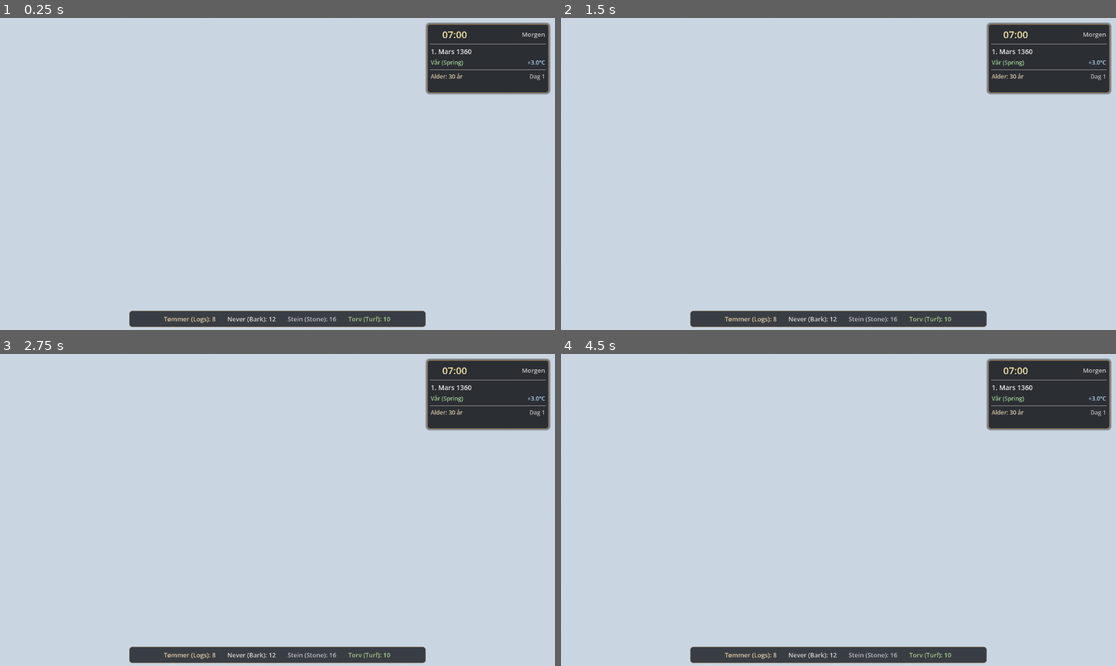
Above: before the commit, frames 1-4 (two rows, left to right).
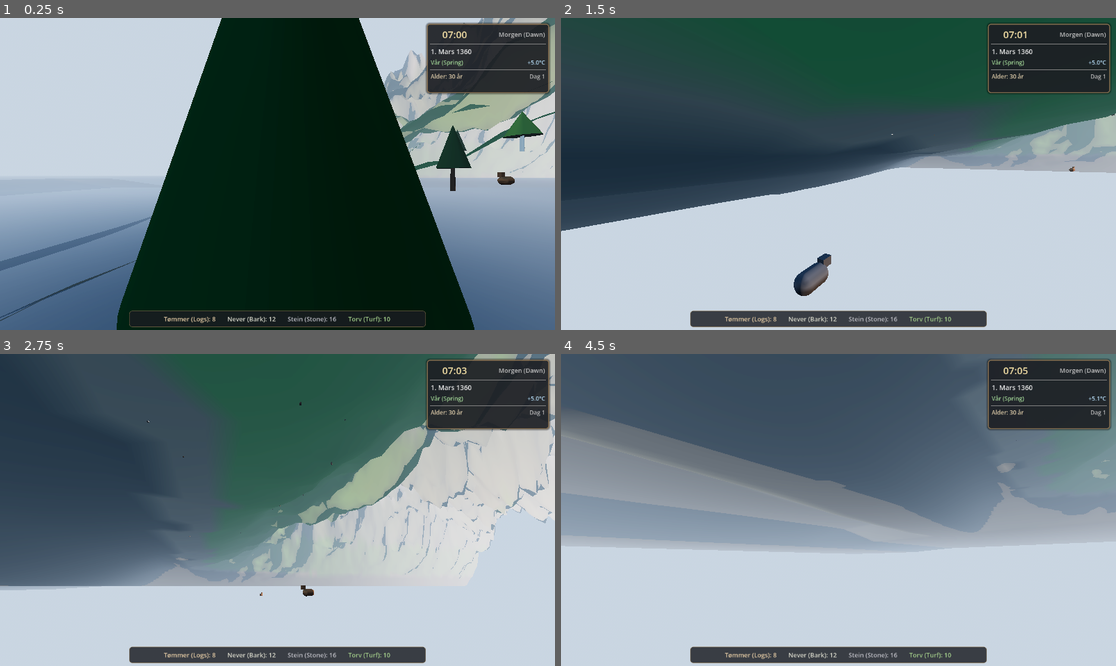
Above: after the commit, the same moments.

Repository: erlfas/medieval-bergen
Game: Godot game, scene res://scenes/main.tscn
Two runs of this game, one before a commit and one after it. Both use one fixed random seed, a clock stepped at 60 frames per second and the inputs below.
Inputs (mouse positions are in pixels of both pictures, inside the frame that each line leads up to):
- Up to frame 1 (0.25 s): no input
- Up to frame 2 (1.5 s): move the mouse to (960, 158) at 0.52 s; hold D (move_right) 0.53-1.28 s; hold Tab (cycle_piece_next) 0.53-1.28 s; tap Space (jump) at 0.77 s; move the mouse to (727, 189) at 1.27 s; hold S (move_backward) from 1.28 s (still down); tap Q (cycle_piece_prev) at 1.35 s
- Up to frame 3 (2.75 s): tap Space (jump) at 1.52 s; move the mouse to (333, 441) at 2.02 s; release S (move_backward) at 2.03 s; hold D (move_right) from 2.03 s (still down); hold H (eat_food) from 2.03 s (still down)
- Up to frame 4 (4.5 s): move the mouse to (810, 572) at 2.77 s; release D (move_right) at 2.78 s; release H (eat_food) at 2.78 s; hold W (move_forward) 2.78-3.53 s; tap E (interact) at 2.85 s; tap Space (jump) at 3.02, 3.77 s; move the mouse to (1005, 556) at 3.52 s; press the mouse at (1005, 556) at 3.53 s; hold A (move_left) from 3.53 s (still down); move the mouse to (672, 463) at 4.27 s; release the mouse at (672, 463) at 4.28 s; tap R (rotate_build_piece) at 4.35 s

The runs differ from the first frame. In frame 1, 72% of the frame differs, in the area x 0-100%, y 0-100%; in frame 2, 51%; in frame 3, 56%; in frame 4, 57%.
Error before the commit: Parse Error: Cannot infer the type of "max_days" variable because the value doesn't have a set type. (res://scripts/time/time_manager.gd:103)

Commit message:
Fix terrain script parse error, settler spawn position on solid land, daylight ambient lighting, and update web export

Diff:
--- a/scenes/main.tscn
+++ b/scenes/main.tscn
@@ -75,7 +75,7 @@
 world_seed = 1360
 
 [node name="Settler" type="CharacterBody3D" parent="."]
-transform = Transform3D(1, 0, 0, 0, 1, 0, 0, 0, 1, 60, 4, 150)
+transform = Transform3D(1, 0, 0, 0, 1, 0, 0, 0, 1, 150, 8, 150)
 script = ExtResource("5_settler")
 
 [node name="CollisionShape3D" type="CollisionShape3D" parent="Settler"]
--- a/scripts/construction/player_builder.gd
+++ b/scripts/construction/player_builder.gd
@@ -117,6 +117,7 @@
 
 func _create_ghost_instance() -> void:
 	ghost_mesh_instance = MeshInstance3D.new()
+	ghost_mesh_instance.mesh = BoxMesh.new()
 	ghost_mesh_instance.visible = false
 	add_child(ghost_mesh_instance)
 
--- a/scripts/terrain/bergen_terrain_generator.gd
+++ b/scripts/terrain/bergen_terrain_generator.gd
@@ -208,6 +208,7 @@
 		terrain_mesh_instance = get_node_or_null("TerrainMesh") as MeshInstance3D
 		if terrain_mesh_instance == null:
 			terrain_mesh_instance = MeshInstance3D.new()
+			terrain_mesh_instance.mesh = ArrayMesh.new()
 			terrain_mesh_instance.name = "TerrainMesh"
 			add_child(terrain_mesh_instance)
 			terrain_mesh_instance.owner = self
@@ -557,27 +558,3 @@
 
 			trees_container.add_child(tree_node)
 			tree_node.global_position = Vector3(tx, ty, tz)
-
-
-func _ensure_water_plane() -> void:
-	if water_plane_instance == null:
-		water_plane_instance = get_node_or_null("FjordWater") as MeshInstance3D
-		if water_plane_instance == null:
-			water_plane_instance = MeshInstance3D.new()
-			water_plane_instance.name = "FjordWater"
-			add_child(water_plane_instance)
-			water_plane_instance.owner = self
-
-	var plane_mesh := PlaneMesh.new()
-	plane_mesh.size = world_size * 1.1
-	plane_mesh.subdivide_width = 16
-	plane_mesh.subdivide_depth = 16
-	water_plane_instance.mesh = plane_mesh
-	water_plane_instance.position.y = sea_level
-
-	var water_mat := StandardMaterial3D.new()
-	water_mat.albedo_color = Color(0.10, 0.22, 0.28, 0.82)
-	water_mat.transparency = BaseMaterial3D.TRANSPARENCY_ALPHA
-	water_mat.roughness = 0.15
-	water_mat.metallic = 0.1
-	water_plane_instance.material_override = water_mat
--- a/scripts/time/day_night_cycle.gd
+++ b/scripts/time/day_night_cycle.gd
@@ -93,13 +93,13 @@
 
 	var env := world_environment.environment
 	if solar_altitude_deg > 0.0:
-		var day_factor := clampf(solar_altitude_deg / 30.0, 0.0, 1.0)
-		env.ambient_light_energy = lerpf(0.3, 1.0, day_factor)
-		env.ambient_light_color = Color(0.4, 0.45, 0.55).lerp(Color(0.85, 0.88, 0.92), day_factor)
+		var day_factor := clampf(solar_altitude_deg / 20.0, 0.0, 1.0)
+		env.ambient_light_energy = lerpf(0.6, 1.25, day_factor)
+		env.ambient_light_color = Color(0.55, 0.62, 0.72).lerp(Color(0.88, 0.90, 0.95), day_factor)
 	else:
 		var night_factor := clampf((-solar_altitude_deg) / 12.0, 0.0, 1.0)
-		env.ambient_light_energy = lerpf(0.3, 0.08, night_factor)
-		env.ambient_light_color = Color(0.12, 0.15, 0.22)
+		env.ambient_light_energy = lerpf(0.6, 0.25, night_factor)
+		env.ambient_light_color = Color(0.22, 0.28, 0.38)
 
 func _calculate_day_of_year(month: int, day: int) -> int:
 	var total := 0
--- a/scripts/time/time_manager.gd
+++ b/scripts/time/time_manager.gd
@@ -32,7 +32,7 @@
 @export var start_year: int = 1360
 @export var start_month: int = 3               ## 1-based (March = 3)
 @export var start_day: int = 1                 ## 1st of March
-@export var start_hour: int = 7                ## 07:00 morning
+@export var start_hour: int = 10               ## 10:00 bright daylight
 @export var start_minute: int = 0
 @export var settler_start_age: int = 30
 @export var settler_birth_month: int = 3
@@ -100,7 +100,7 @@
 	current_day += 1
 	total_days_survived += 1
 
-	var max_days := DAYS_IN_MONTH[current_month - 1]
+	var max_days: int = DAYS_IN_MONTH[current_month - 1]
 	if current_day > max_days:
 		current_day = 1
 		current_month += 1
@@ -153,11 +153,12 @@
 	return "%02d:%02d" % [current_hour, current_minute]
 
 func get_formatted_date() -> String:
-	var month_str := MONTH_NAMES_NORWEGIAN[current_month - 1]
+	var month_str: String = MONTH_NAMES_NORWEGIAN[current_month - 1]
 	return "%d. %s %d" % [current_day, month_str, current_year]
 
 func get_season_progress() -> float:
 	# Return 0.0 to 1.0 progress through current 3-month season
 	var month_in_season := (current_month - 1) % 3
-	var day_ratio := float(current_day) / float(DAYS_IN_MONTH[current_month - 1])
+	var days_in_cur_month: int = DAYS_IN_MONTH[current_month - 1]
+	var day_ratio := float(current_day) / float(days_in_cur_month)
 	return (float(month_in_season) + day_ratio) / 3.0
Not shown, added: web/public/index.apple-touch-icon.png.import
Not shown, added: web/public/index.icon.png.import
Not shown, added: web/public/index.png.import
Not shown, changed: web/public/index.pck
